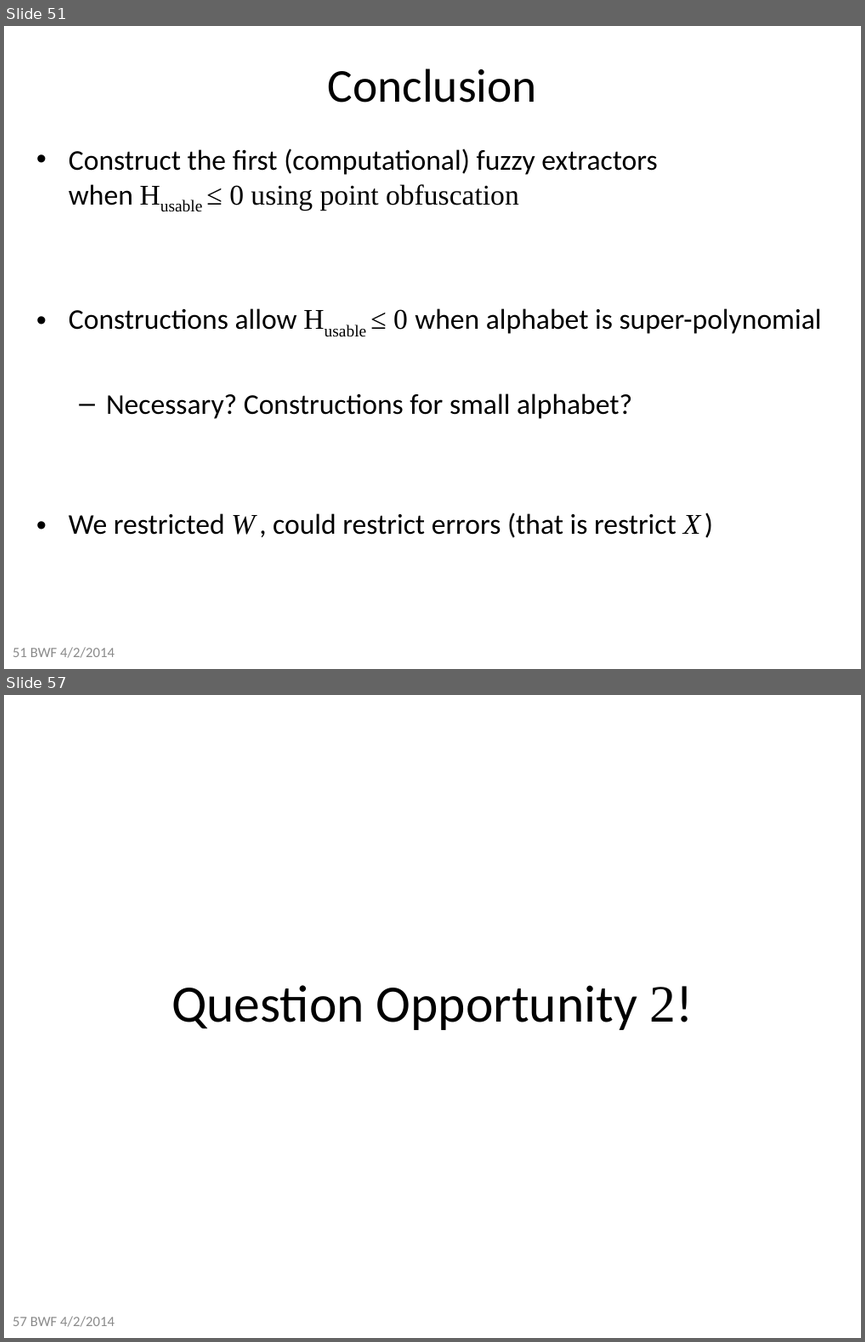
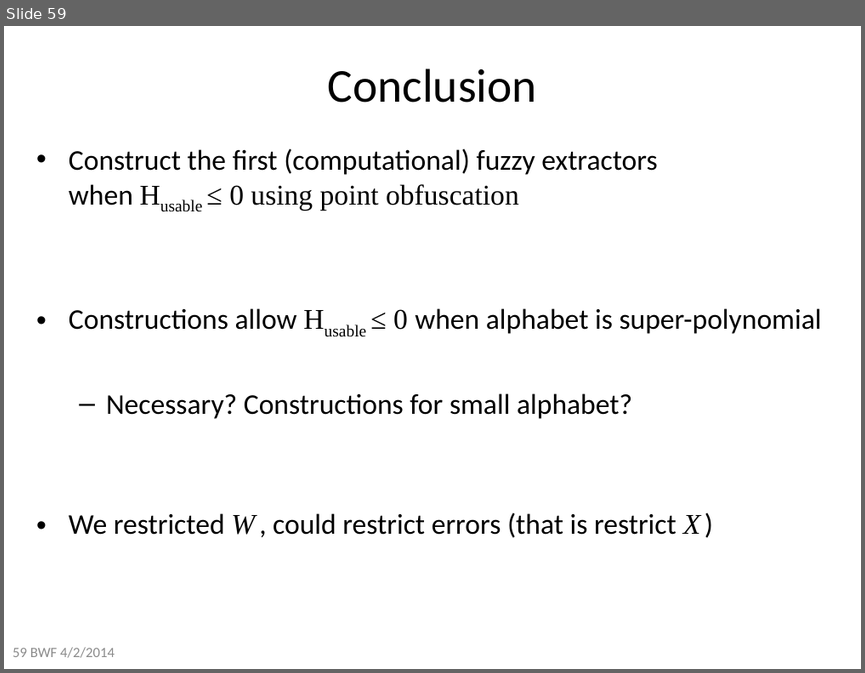
Before and after one commit to xianruimeng/comp-fuzzy-ext, a slide deck: constantRate/KeyDerivationWithNegativeUsable.pptx. Shown one above the other, each under a label of ours: slides 51 and 57 before the commit, slide 59 after it; the slides between them are not shown. The pictures are 865x1342 and 865x673 pixels, drawn with LibreOffice and Linux fonts; fonts in the diff are those of the drawing. Boxes give left, top, right and bottom in pixels: in the first picture for what was removed or moved away, otherwise in the second. Text is boxed around its words. In the diff, an @@ line names an element or a change of style, - is before the commit and + after.

```diff
--- a/constantRate/KeyDerivationWithNegativeUsable.pptx
+++ b/constantRate/KeyDerivationWithNegativeUsable.pptx
@@ slide 57 removed at (x1=4, y1=695, x2=861, y2=1338), background #FFFFFF @@
@@ title removed at (x1=171, y1=985, x2=693, y2=1030) @@
-Question Opportunity 2!
@@ text removed at (x1=12, y1=1315, x2=114, y2=1327) @@
-57 BWF 4/2/2014
@@ what was slide 51 is now slide 59 @@
@@ text at (x1=12, y1=646, x2=114, y2=658): text changed @@
-51 BWF 4/2/2014
+59 BWF 4/2/2014
```
Also in this commit, not shown: 1 slide changed, 8 slides added, 4 other slides removed, 1 other file.
